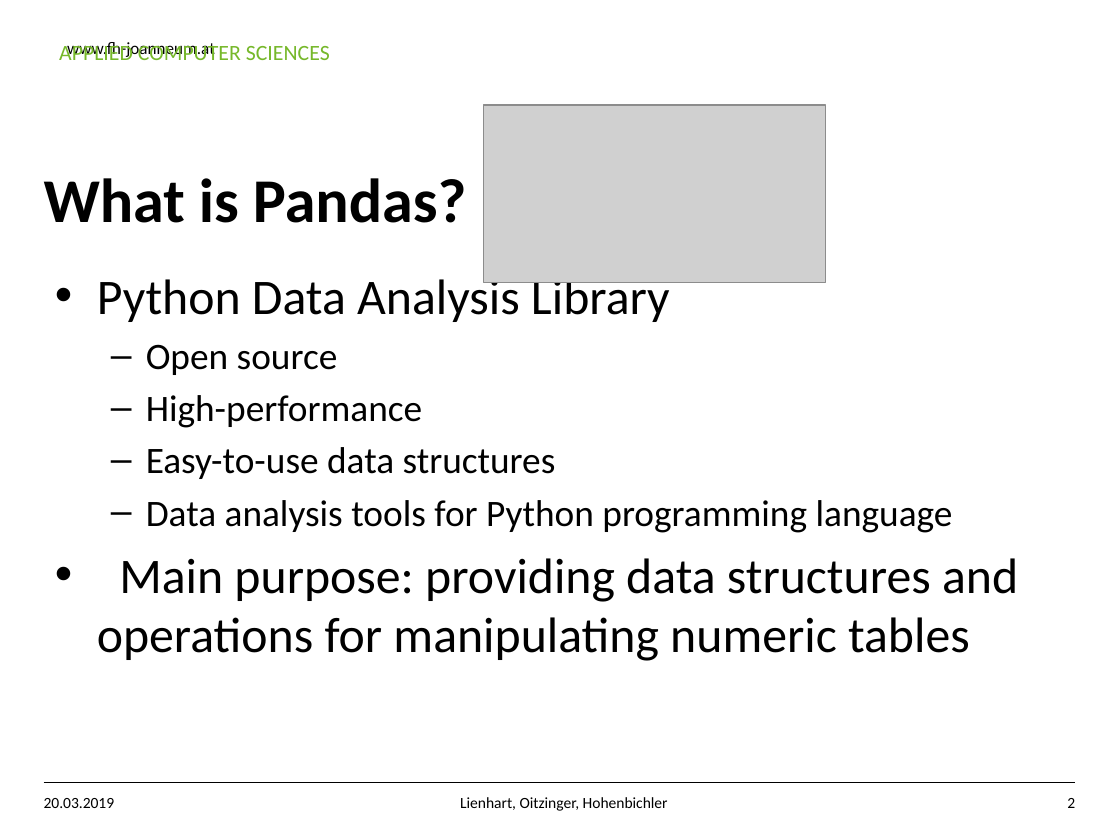
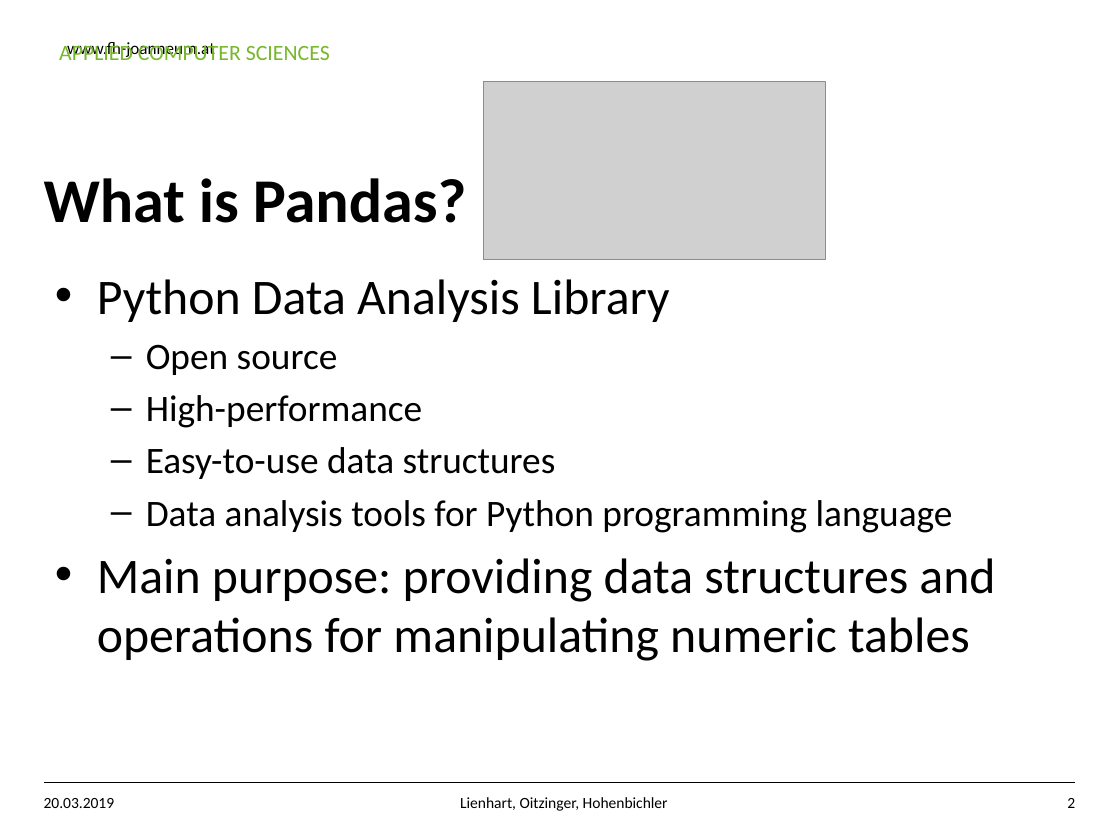
Before and after one commit to hohenbic16/projektarbeit1, a slide deck: slide 2 of project_presentation.pptx. Drawn at 1120x840 pixels with LibreOffice and Linux fonts; fonts in the diff are those of the drawing; grey boxes stand for pictures; background and template pictures are left out. Boxes give left, top, right and bottom in pixels: in the first picture for what was removed or moved away, otherwise in the second. Text is boxed around its words. In the diff, an @@ line names an element or a change of style, - is before the commit and + after.

```diff
--- a/project_presentation.pptx
+++ b/project_presentation.pptx
@@ picture: place and size @@
-picture at [483, 105, 825, 283]
+picture at [483, 82, 825, 260]
@@ text "Python Data Analysis Library" rewrapped from [97, 273, 1018, 661] to [97, 279, 995, 661] @@
```
Also in this commit, not shown: 2 other slides changed.
